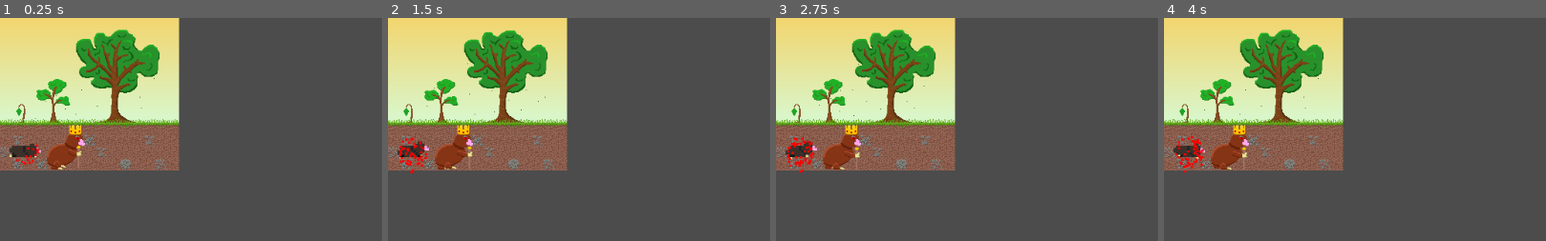
Above: before the commit, frames 1-4 (left to right).
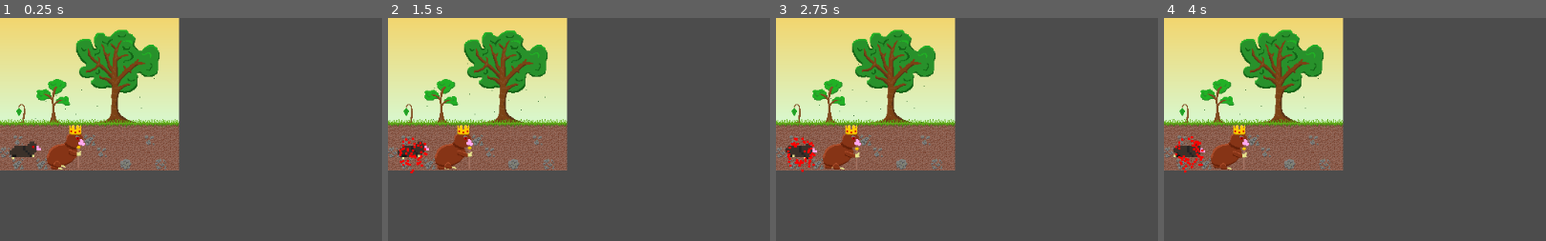
Above: after the commit, the same moments.

Repository: TaneliR/fgj2023
Game: Godot game, scene res://Sprites/tilemaptest.tscn
Two runs of this game, one before a commit and one after it. Both use one fixed random seed, a clock stepped at 60 frames per second and the inputs below. This scene is started directly instead of the project's main scene.
Inputs (mouse positions are % of the whole screen's width and height, from its top left):
- Up to frame 1 (0.25 s): no input
- Up to frame 2 (1.5 s): move the mouse to (3, 30) at 0.52 s; press the mouse at (3, 30) at 0.53 s; hold Up (ui_up) 0.53-1.28 s; move the mouse to (30, 55) at 1.27 s; release the mouse at (30, 55) at 1.28 s; hold Down (ui_down) from 1.28 s (still down); click (30, 55) at 1.35 s
- Up to frame 3 (2.75 s): move the mouse to (60, 28) at 2.02 s; release Down (ui_down) at 2.03 s; press the mouse at (60, 28) at 2.03 s; hold Up (ui_up) from 2.03 s (still down)
- Up to frame 4 (4 s): tap Enter at 2.75 s; move the mouse to (45, 70) at 2.77 s; release the mouse at (45, 70) at 2.78 s; click (45, 70) at 2.85 s; move the mouse to (80, 65) at 3.52 s; release Up (ui_up) at 3.53 s; press the mouse at (80, 65) at 3.53 s; hold Down (ui_down) from 3.53 s (still down)
The pictures show only the part of the screen within x 0-50%, y 0-50%; the shares and areas given below are measured in that part.

The runs differ from the first frame. In frame 1, 0.2% of the frame differs, in the area x 2-11%, y 55-66%; in frame 2, 0.2%; in frame 3, 0.2%, in the area x 2-11%, y 55-70%; in frame 4, 0.2%.
Error in both runs: Invalid get index '0' (on base: 'Array'). (res://Scripts/mole.gd:19)

Commit message:
Disable mole particles by default

Diff:
--- a/Roots/Prefabs/mole.tscn
+++ b/Roots/Prefabs/mole.tscn
@@ -47,7 +47,7 @@
 [node name="AnimatedSprite" type="AnimatedSprite" parent="."]
 position = Vector2( -8, -8 )
 frames = SubResource( 6 )
-frame = 4
+frame = 3
 speed_scale = 3.0
 playing = true
 centered = false
@@ -57,6 +57,7 @@
 shape = SubResource( 7 )
 
 [node name="CPUParticles2D" type="CPUParticles2D" parent="."]
+emitting = false
 amount = 50
 emission_shape = 1
 emission_sphere_radius = 6.0
